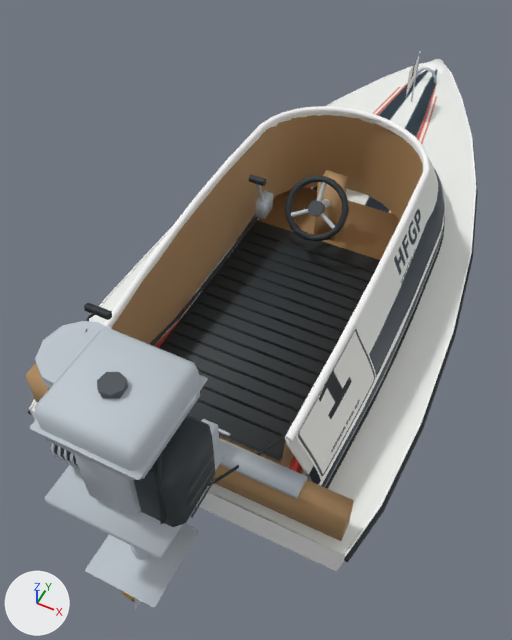
The glTF model hfgp3d/mobile/boat_lod0.glb as it was, and as the next commit left it.
The view is the same before and after, from a 50 mm lens placed at (0.76, -1.58, 2.19), pointed at (-0.14, 0.22, -0.06). Lighting does not change. The marker at lower left points along +X, +Y and +Z. The picture after the commit comes second. Where no turn or scale is listed for an object, it has been applied to the vertices. Vertices at exactly the same position are counted once.

The first picture shows 'BoatMesh', 'MotorMesh'.
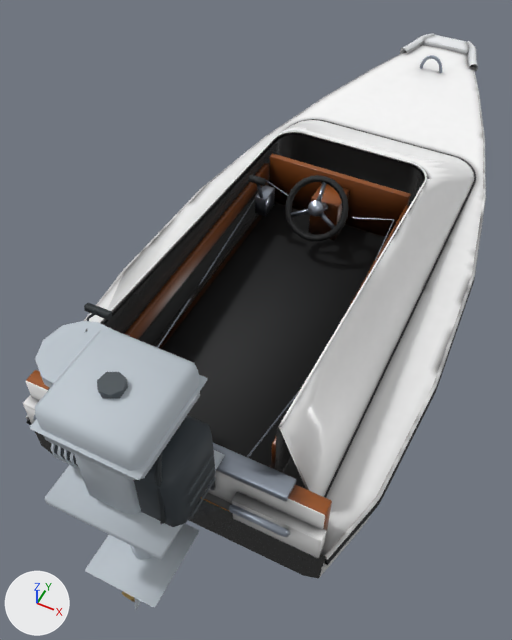
Edits to the bpy script that builds the scene:
```text
Add mat_boatrubber:
    mat_boatrubber = bpy.data.materials.new('BoatRubber')
    # colours: black #191c1f
    # uses the picture img_hull_ao
Add mat_boatbottom:
    mat_boatbottom = bpy.data.materials.new('BoatBottom')
    # colours: orange #eba12b
    # uses the picture img_hull_ao
Add mat_boatguard:
    mat_boatguard = bpy.data.materials.new('BoatGuard')
    # colours: white #f0f2f5
    # uses the picture img_hull_ao
Add mat_boatwood:
    mat_boatwood = bpy.data.materials.new('BoatWood')
    # colours: brown #9e5724
    # uses the picture img_hull_ao
Add mat_boatmetal:
    mat_boatmetal = bpy.data.materials.new('BoatMetal')
    # colours: pale blue #b8c2d1
    # uses the picture img_hull_ao
Change me_foredeck_001:
    remove me_foredeck_001.from_pydata(...)  # 2084 vertices, 3618 faces; spans x -0.67..0.67, y -1.3..1.75, z -0.15..0.57
    remove me_foredeck_001.materials.append(mat_boatlivery)
    remove me_foredeck_001.materials.append(mat_boatpaint)
    remove me_foredeck_001.materials.append(mat_boatdetails)
    remove me_foredeck_001.materials.append(mat_boatnumber)
    add me_foredeck_001.from_pydata(...)  # 2548 vertices, 4649 faces; spans x -0.66..0.66, y -0.76..2.47, z -0.18..0.54
    me_foredeck_001 part 1: the loose piece of 16 vertices spanning x -0.27..-0.22, y -0.03..0.05, z 0.27..0.35 is scaled about its middle by (0.228, -0.000119, -0.000675), then moved by (-0.21, -0.16, -0.14), in mat_boatmetal
    me_foredeck_001 part 2: the loose piece of 17 vertices spanning x -0.28..-0.21, y -0.07..-0.04, z 0.47..0.49 is multiplied about its middle by the matrix ((0.004, -0.072, 0.022), (-0.034, -0.021, -0.064), (0.067, -0.006, -0.034)), then moved by (0.7, -0.45, -0.31), in mat_boatmetal
    me_foredeck_001 part 3: the loose piece of 16 vertices spanning x -0.02..0.02, y -0.04..0.21, z 0.28..0.43 is scaled about its middle by (-0.406, -0.000604, -0.0232), then moved by (0.46, -0.24, -0.18), in mat_boatmetal
    me_foredeck_001 part 4: the loose piece of 16 vertices spanning x 0.09..0.14, y -1.22..-1.09, z 0.24..0.42 is scaled about its middle by (0.183, 0.000397, -0.000285), then moved by (0.34, 1.35, -0.16), in mat_boatmetal
    me_foredeck_001 part 5: the loose piece of 368 vertices spanning x -0.48..0.48, y -1.05..0.85, z 0.15..0.56 is rebuilt with 318 vertices and now spans x -0.47..0.47, y -0.58..1.38, z 0.16..0.54, in mat_hullmain (picture img_hull_ao)
    me_foredeck_001 part 6: the loose piece of 170 vertices spanning x -0.38..0.38, y -1.05..0.46, z 0.43..0.57 is rebuilt with 134 vertices and now spans x -0.34..0.34, y -0.58..0.88, z 0.44..0.54, in mat_hulltrim (picture img_hull_ao)
    me_foredeck_001 part 7: the loose piece of 138 vertices spanning x -0.49..0.49, y -1.05..0.86, z 0.15..0.16 is rebuilt with 152 vertices and now spans x -0.48..0.48, y -0.58..1.39, z 0.15..0.19, in mat_boatrubber
    me_foredeck_001 part 8: the loose piece of 77 vertices spanning x 0.03..0.67, y -1.15..1.75, z 0.07..0.16 is rebuilt with 110 vertices and now spans x 0.09..0.66, y -0.71..2.46, z 0.11..0.17, in mat_boatrubber
    me_foredeck_001 part 9: the loose piece of 72 vertices spanning x -0.66..0.66, y -1.15..1.75, z 0.11..0.19 is rebuilt with 208 vertices and now spans x -0.65..0.65, y -0.7..2.45, z -0.06..0.2
    me_foredeck_001 part 10: the loose piece of 54 vertices spanning x 0.03..0.66, y -1.15..1.75, z 0.1..0.18 is rebuilt with 104 vertices and now spans x 0.09..0.66, y -0.7..2.45, z 0.14..0.19, in mat_hulltrim (picture img_hull_ao)
    me_foredeck_001 part 11: the loose piece of 53 vertices spanning x -0.36..0.36, y -1.05..0.45, z 0.15..0.55 is rebuilt with 31 vertices and now spans x -0.32..0.32, y -0.58..0.88, z 0.19..0.52, in mat_hullmain (picture img_hull_ao)
    me_foredeck_001 part 12: the loose piece of 53 vertices spanning x -0.66..-0.03, y -1.15..1.75, z 0.1..0.18 is rebuilt with 104 vertices and now spans x -0.66..-0.09, y -0.7..2.45, z 0.14..0.19, in mat_hulltrim (picture img_hull_ao)
    me_foredeck_001 part 13: the loose piece of 32 vertices spanning x -0.3..0.3, y -0.99..0.04, z 0.17..0.19 is rebuilt with 24 vertices and now spans x -0.3..0.3, y -0.58..0.69, z 0.17..0.19, in mat_boatwood
    me_foredeck_001 part 14: the loose piece of 13 vertices spanning x -0.29..-0.19, y -1.24..0.08, z 0.2..0.35 is rebuilt with 22 vertices and now spans x -0.29..-0.2, y -0.7..0.51, z 0.24..0.31, in mat_boatrubber
    me_foredeck_001 part 15: 31 loose pieces with 423 vertices, spanning x -0.57..0.57, y -1.24..1.75, z -0.15..0.51, are deleted
    me_foredeck_001 part 16: 2 vertices moved within x -0.44..0.44, y -0.75, z 0.31; 485 vertices removed from x -0.66..0.66, y -1.3..1.75, z -0.04..0.48; 1162 vertices added at x -0.53..0.53, y -0.76..2.47, z -0.18..0.51
    other edits to the shape of me_foredeck_001 do not show in these pictures
    add me_foredeck_001.materials.append(mat_boatmetal)
    add me_foredeck_001.materials.append(mat_boatwood)
    add me_foredeck_001.materials.append(mat_boatrubber)
    add me_foredeck_001.materials.append(mat_hullmain)  # picture img_hull_ao
    add me_foredeck_001.materials.append(mat_hulltrim)  # picture img_hull_ao
    add me_foredeck_001.materials.append(mat_boatbottom)
    add me_foredeck_001.materials.append(mat_hullside)  # picture img_hull_ao
    add me_foredeck_001.materials.append(mat_boatguard)
Change ob_boatmesh:
    ob_boatmesh.location: (0.0, 0.498, 0.0) -> (0.0, 0.0, 0.0)
```

Changed parts and their boxes [x1, y1, x2, y2] in the pictures (512 x 640 px; the box of a moved part takes in the faces that stretch with it):
'BoatMesh', reshaped, moved, recoloured: before [26, 51, 478, 572]; after [23, 33, 486, 579]
part 1 of me_foredeck_001, moved or reshaped (not visible afterwards): before [255, 191, 273, 219]
part 2 of me_foredeck_001, moved or reshaped (not visible afterwards): before [249, 175, 266, 186]
part 3 of me_foredeck_001, moved or reshaped (not visible afterwards): before [321, 199, 331, 209]
part 4 of me_foredeck_001, moved or reshaped (not visible afterwards): before [202, 419, 219, 451]
part 5 of me_foredeck_001, rebuilt (11% wider): before [110, 112, 445, 488]; after [101, 120, 474, 497]
part 6 of me_foredeck_001, rebuilt (12% shorter): before [103, 106, 430, 442]; after [98, 131, 427, 428]
part 7 of me_foredeck_001, rebuilt: before [326, 216, 445, 489]; after [284, 119, 476, 498]
part 8 of me_foredeck_001, rebuilt: before [344, 144, 478, 562]; after [324, 208, 485, 565]
part 9 of me_foredeck_001, rebuilt (8% taller): before [30, 63, 475, 556]; after [28, 45, 483, 579]
part 10 of me_foredeck_001, rebuilt (21% wider): before [344, 64, 477, 557]; after [325, 65, 486, 560]
part 11 of me_foredeck_001, rebuilt: before [111, 115, 423, 467]; after [105, 135, 423, 472]
part 12 of me_foredeck_001, rebuilt (6% taller): before [29, 63, 424, 410]; after [26, 51, 406, 420]
part 13 of me_foredeck_001, rebuilt (mostly hidden afterwards): before [159, 220, 380, 461]; after [159, 202, 388, 468]
part 14 of me_foredeck_001, rebuilt: before [152, 214, 256, 346]; after [152, 213, 258, 346]
part 15 of me_foredeck_001, deleted: before [26, 51, 447, 541]
part 16 of me_foredeck_001, built on: before [30, 178, 445, 572]; after [23, 33, 478, 558]
